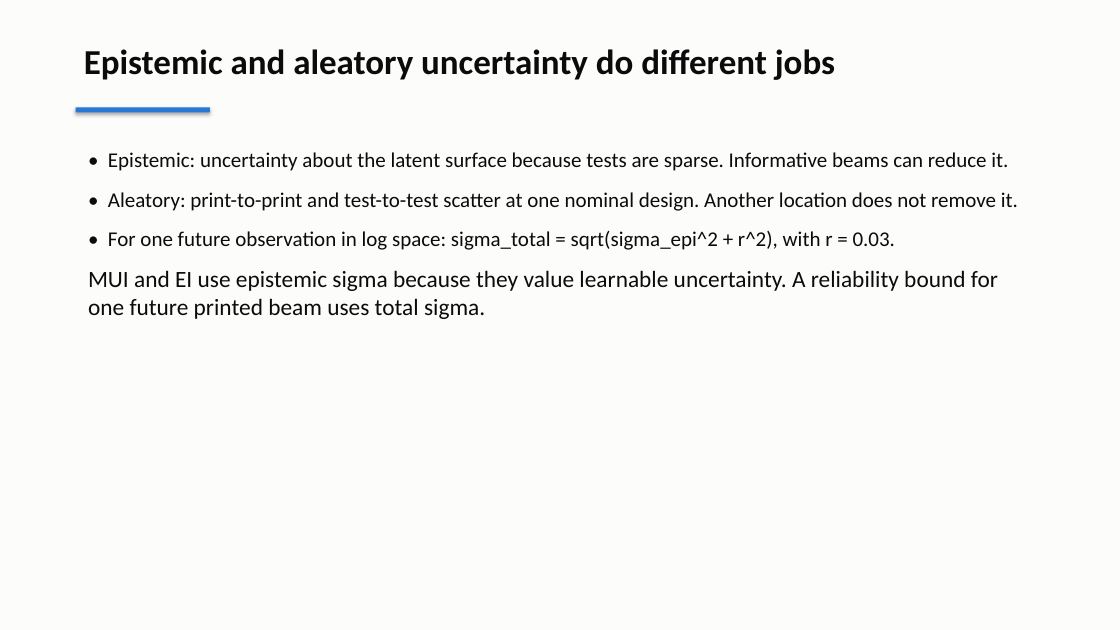
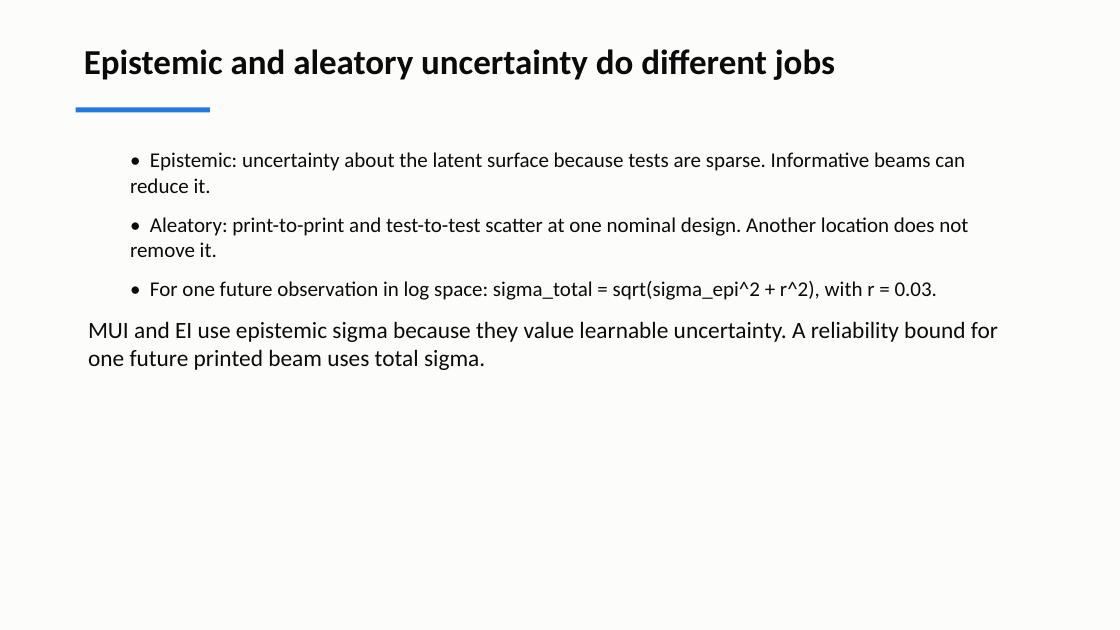
Before and after one commit to andrewvoss8-boop/core-me-data-science-activities-public, a slide deck: slide 13 of me323/Module1_drafts/ME323_Module1_Lecture2.pptx. Drawn at 1120x630 pixels with LibreOffice and Linux fonts; fonts in the diff are those of the drawing. Boxes give left, top, right and bottom in pixels: in the first picture for what was removed or moved away, otherwise in the second. Text is boxed around its words. In the diff, an @@ line names an element or a change of style, - is before the commit and + after.

```diff
--- a/me323/Module1_drafts/ME323_Module1_Lecture2.pptx
+++ b/me323/Module1_drafts/ME323_Module1_Lecture2.pptx
@@ rectangle at (76,108,210,113): shadow off @@
@@ text at (130,152,968,300): list level 1 to 2 in "• Epistemic: uncertainty about the ..."; list level 1 to 2 in "• Aleatory: print-to-print and test-to-test ..."; list level 1 to 2 in "• For one future observation ..." @@
```
Also in this commit, not shown: 21 other slides changed, 11 other files.
